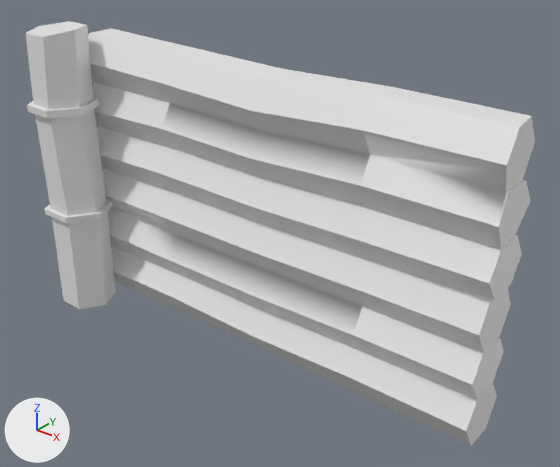
Before and after pictures for a commit that changed the FBX model Assets/Models/juoksuhauta_tukipuut.fbx.
Rendered twice from a 50 mm lens placed at (2.7, -2.27, 1.86), pointed at (0.91, -0.05, 0.48). The axes (+X, +Y, +Z) are drawn at lower left. The lights are the same throughout. Where no turn or scale is listed for an object, it has been applied to the vertices. Vertices at the same position are counted once.

The older version as bpy lines, for what is in view:
```python
me_cylinder_005 = bpy.data.meshes.new('Cylinder.005')
me_cylinder_005.from_pydata(...)  # 205 vertices, 175 faces; spans x -0.17..1.86, y -0.13..0.13, z -0.11..1.16
me_cylinder_010 = bpy.data.meshes.new('Cylinder.010')
me_cylinder_010.from_pydata(...)  # 60 vertices, 56 faces; spans x -0.162..0.165, y -0.142..0.137, z -0.72..0.61
ob_cylinder_000 = bpy.data.objects.new('Cylinder.000', me_cylinder_010)
ob_cylinder_000.location = (-0.158, -0.24, 0.602)
ob_cylinder_002 = bpy.data.objects.new('Cylinder.002', me_cylinder_005)
ob_cylinder_002.location = (0.0, 0.0, 0.0)
```
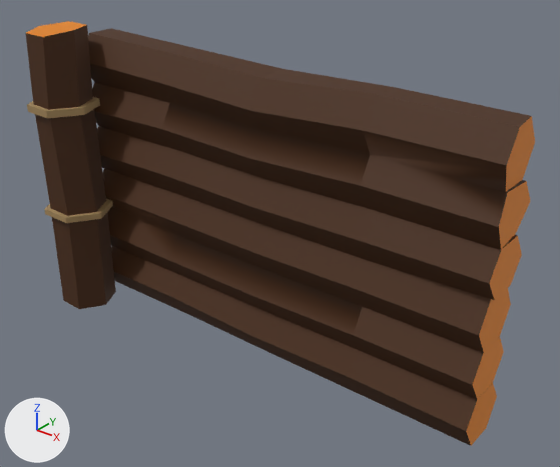
Commit message: korjattu versio tukipuista

What changed in the scene script:
```text
Add mat_wood_outer:
    mat_wood_outer = principled_material('wood_outer')
    mat_wood_outer.base_color = (0.0637, 0.0189, 0.000955)  # brown #472503
    mat_wood_outer.roughness = 0.69
Add mat_wood_inner:
    mat_wood_inner = principled_material('wood_inner')
    mat_wood_inner.base_color = (0.748, 0.22, 0.00455)  # orange #e0810e
    mat_wood_inner.roughness = 0.69
Add mat_rope_001:
    mat_rope_001 = principled_material('rope.001')
    mat_rope_001.base_color = (0.376, 0.246, 0.105)  # brown #a5885b
    mat_rope_001.roughness = 0.69
Change me_cylinder_005:
    where me_cylinder_005.from_pydata(...)  # 205 vertices, 175 faces; spans x -0.17..1.86, y -0.13..0.13, z -0.11..1.16
    used by ob_cylinder_002; location = (0.0, 0.0, 0.0)
    me_cylinder_005 part 1: 6 of the faces centred in x 1.83..1.85, y -0.01..0.01, z 0.0..0.98 switch from no material to mat_wood_inner (orange #e0810e)
    me_cylinder_005 part 2: 163 of the faces centred in x -0.16..1.85, y -0.1..0.1, z -0.11..1.15 switch from no material to mat_wood_outer (brown #472503)
Change me_cylinder_010:
    where me_cylinder_010.from_pydata(...)  # 60 vertices, 56 faces; spans x -0.162..0.165, y -0.142..0.137, z -0.72..0.61
    used by ob_cylinder_000; location = (-0.158, -0.24, 0.602)
    me_cylinder_010 part 3: all 2 faces centred in x 0.002..0.005, y 0.001..0.003, z -0.72..0.6 switch from no material to mat_wood_inner (orange #e0810e)
    me_cylinder_010 part 4: all 6 faces centred in x -0.099..0.098, y -0.112..0.112, z 0.014 switch from no material to mat_wood_outer (brown #472503)
    me_cylinder_010 part 5: all 6 faces centred in x -0.1..0.095, y -0.114..0.111, z 0.435..0.444 switch from no material to mat_wood_outer (brown #472503)
    me_cylinder_010 part 6: all 6 faces centred in x -0.094..0.105, y -0.109..0.114, z -0.484 switch from no material to mat_wood_outer (brown #472503)
    me_cylinder_010 part 7: all 18 faces centred in x -0.116..0.128, y -0.129..0.135, z -0.248..-0.22 switch from no material to mat_rope_001 (brown #a5885b)
    me_cylinder_010 part 8: all 18 faces centred in x -0.127..0.112, y -0.138..0.13, z 0.248..0.28 switch from no material to mat_rope_001 (brown #a5885b)
```

Changed parts and their boxes (x1, y1, x2, y2) in the pictures (560 x 467 px):
part 1 of me_cylinder_005, recoloured (grey to brown)
    both: (466, 116, 535, 445)
part 2 of me_cylinder_005, recoloured (white to brown)
    both: (88, 28, 531, 446)
part 3 of me_cylinder_010, recoloured (white to orange)
    both: (26, 21, 86, 37)
part 4 of me_cylinder_010, recoloured (grey to brown)
    both: (35, 109, 106, 216)
part 5 of me_cylinder_010, recoloured (grey to brown)
    both: (26, 25, 93, 110)
part 6 of me_cylinder_010, recoloured (grey to brown)
    both: (52, 212, 116, 309)
part 7 of me_cylinder_010, recoloured (grey to brown)
    both: (44, 199, 113, 223)
part 8 of me_cylinder_010, recoloured (grey to brown)
    both: (27, 97, 100, 118)
